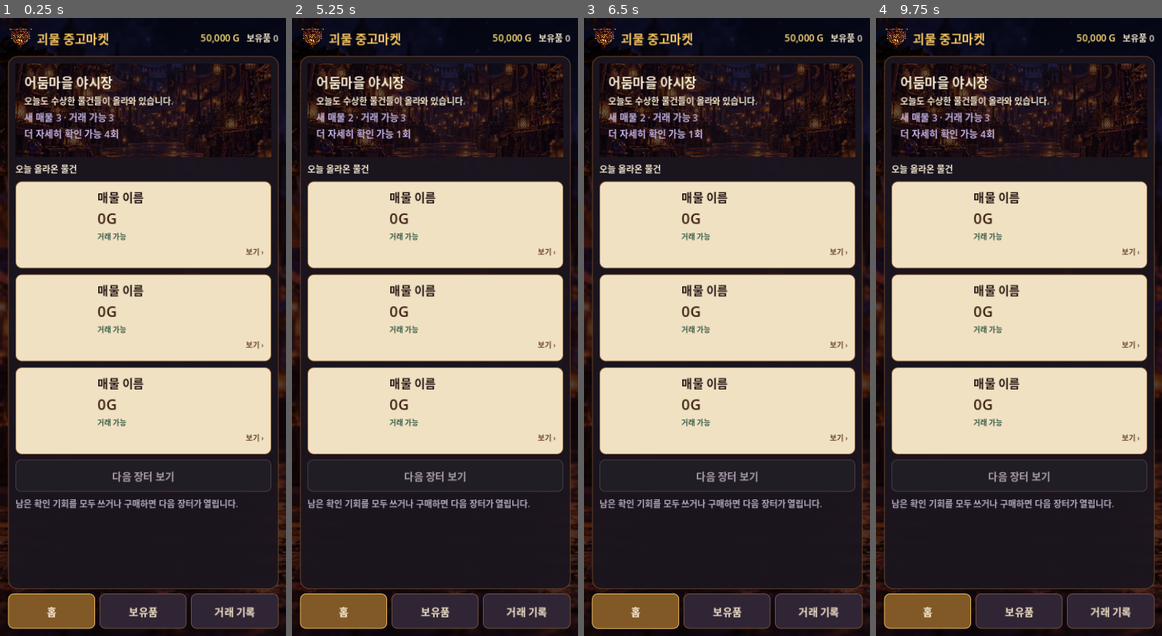
Above: before the commit, frames 1-4 (left to right).
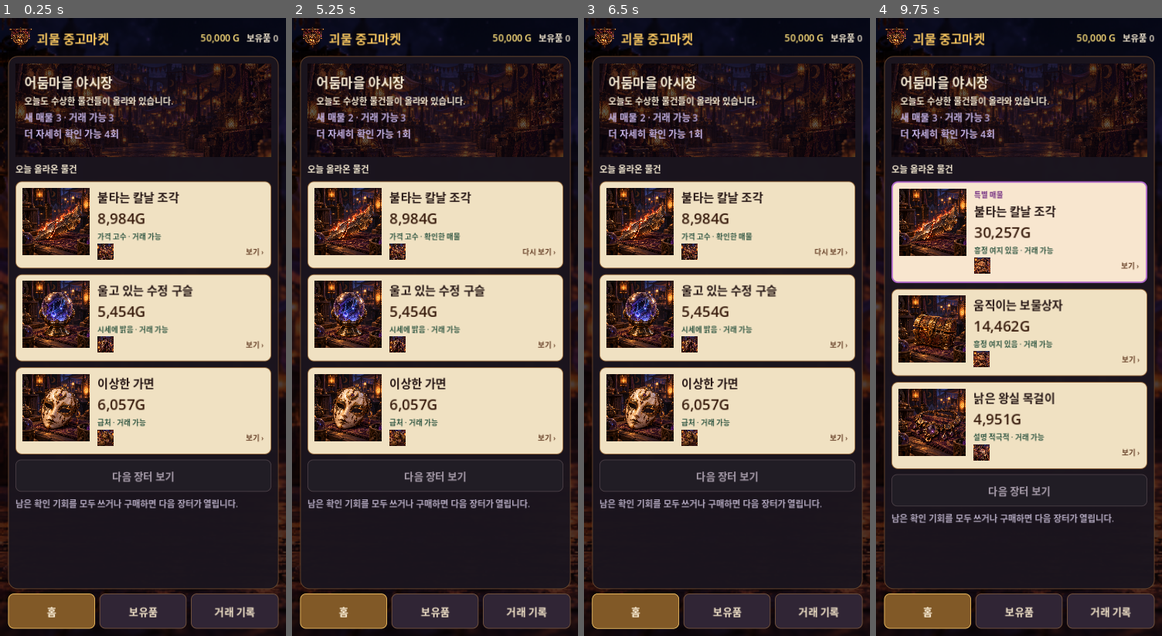
Above: after the commit, the same moments.

Repository: Queenrain9/monster-used-market
Game: Godot game, scene res://scenes/main.tscn
Two runs of this game, one before a commit and one after it. Both use one fixed random seed, a clock stepped at 60 frames per second and the inputs below.
Inputs (mouse positions are in pixels of both pictures, inside the frame that each line leads up to):
- Up to frame 1 (0.25 s): no input
- Up to frame 2 (5.25 s): click (435, 221) at 0.52 s; click "외형 자세히 보기" at 1.25 s; click "각인 / 제작자 표시 확인" at 2 s; click "재질 상태 확인" at 2.75 s; click "판매자에게 출처 묻기" at 3.5 s; click "일단 보관하기" at 4.25 s; click "마켓 홈으로" at 5 s
- Up to frame 3 (6.5 s): click "홈" at 5.75 s
- Up to frame 4 (9.75 s): click "보유품" at 6.5 s; click "거래 기록" at 7.25 s; click "새 게임 시작" at 8 s; click "새 게임 시작" at 8.75 s; click "다시 시작" at 9.5 s

The runs differ from the first frame. In frame 1, 10% of the frame differs, in the area x 7-68%, y 27-70%; in frame 2, 10%; in frame 3, 10%; in frame 4, 20%, in the area x 5-95%, y 26-82%.
Error before the commit: Attempt to call function 'get_node' in base 'null instance' on a null instance. (res://scripts/listing_card.gd:17)

Commit message:
ui: update listing card renderer

Diff:
--- a/scripts/listing_card.gd
+++ b/scripts/listing_card.gd
@@ -13,18 +13,18 @@
 
 
 func render(data: Dictionary) -> void:
-	var box = $Margin/Box
-	box.get_node("Top/Thumbnail").texture = Art.texture_for("items", str(data.get("item_art_id", "")))
-	box.get_node("SellerRow/Portrait").texture = Art.texture_for("sellers", str(data.get("seller_art_id", "")))
-	box.get_node("Top/Info/Name").text = data["name"]
-	box.get_node("Top/Info/Price").text = data["price_text"]
-	box.get_node("SellerRow/Action").text = data["action_text"]
-	box.get_node("SellerRow/Seller").text = data["seller_text"]
-	box.get_node("Top/Info/Tags").text = data["tags_text"]
-	box.get_node("Clue").text = data["clue_text"]
-	box.get_node("Feature").text = data["feature_text"]
+	var info = $Margin/Body/Info
+	$Margin/Body/Thumbnail.texture = Art.texture_for("items", str(data.get("item_art_id", "")))
+	info.get_node("SellerRow/Portrait").texture = Art.texture_for("sellers", str(data.get("seller_art_id", "")))
+	info.get_node("Name").text = data["name"]
+	info.get_node("Price").text = data["price_text"]
+	info.get_node("SellerRow/Action").text = data["action_text"]
+	info.get_node("SellerRow/Seller").text = data["seller_text"]
+	info.get_node("Tags").text = data["tags_text"]
+	info.get_node("Clue").text = data["clue_text"]
+	info.get_node("Feature").text = data["feature_text"]
 	var featured = not str(data["feature_text"]).is_empty()
-	box.get_node("Feature").visible = featured
+	info.get_node("Feature").visible = featured
 	add_theme_stylebox_override("panel", featured_style if featured else regular_style)
 	$OpenButton.disabled = not bool(data["available"])
 	$OpenButton.tooltip_text = "%s · %s" % [data["name"], data["action_text"]]
